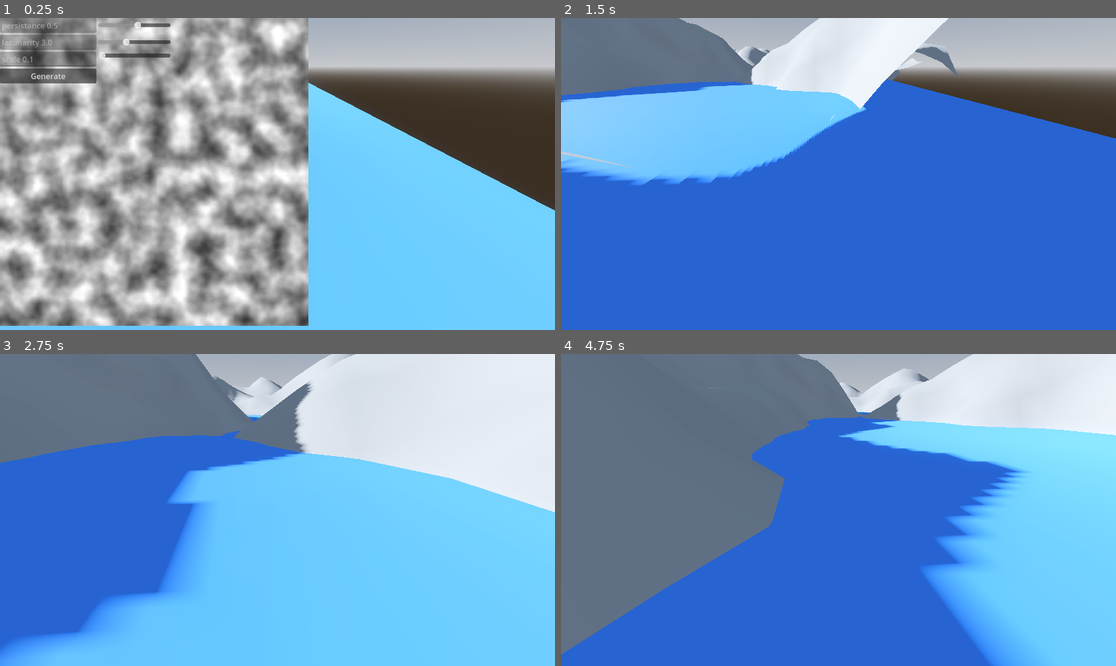
Above: before the commit, frames 1-4 (two rows, left to right).
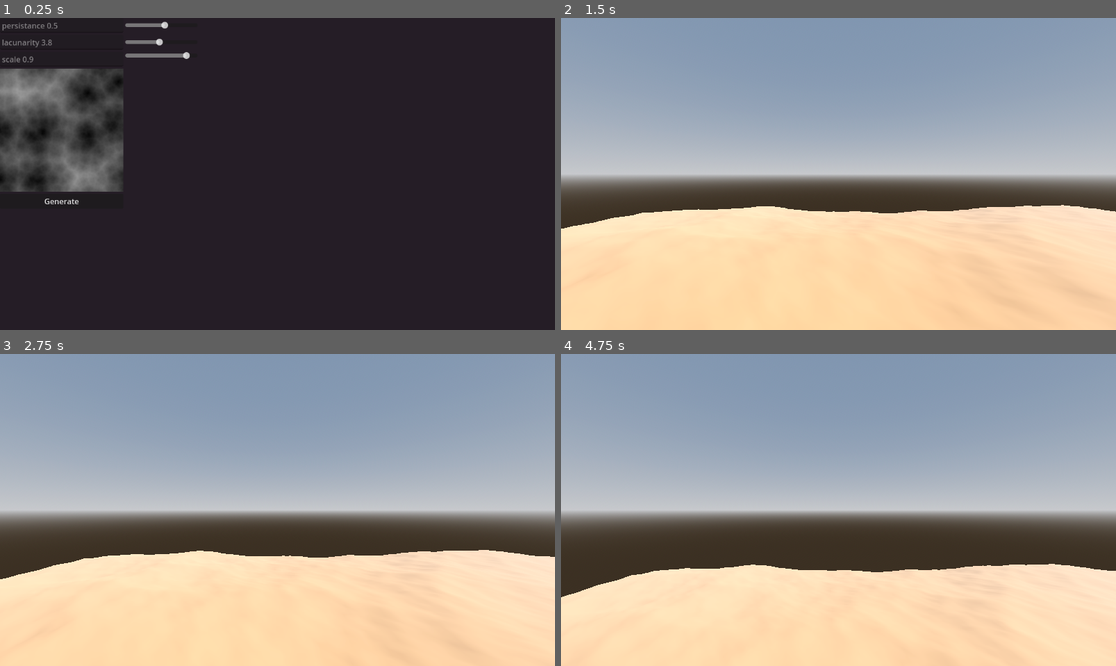
Above: after the commit, the same moments.

Repository: Maiqtheterrorist/godot-landmass-generator
Game: Godot game, scene res://LandmassGeneration/scenes/world.tscn
Same seed, same stepped clock (60 frames per second), same inputs: the game is played once before the commit and once after it.
Inputs:
- Up to frame 1 (0.25 s): no input
- Up to frame 2 (1.5 s): click "Generate" at 0.5 s; tap Enter (ui_accept) at 1.25, 1.35 s; hold D (ui_right) from 1.28 s (still down)
- Up to frame 3 (2.75 s): tap Enter (ui_accept) at 1.52, 1.82, 2.1, 2.27, 2.57 s; release D (ui_right) at 2.03 s; hold S (ui_down, bound only after the commit) from 2.03 s (still down)
- Up to frame 4 (4.75 s): release S (ui_down, bound only after the commit) at 2.78 s; hold D (ui_right) 2.78-3.53 s; tap Enter (ui_accept) at 2.85, 3.6, 3.77, 4.07, 4.35, 4.52 s; hold W (ui_up, bound only after the commit) 3.53-4.28 s; hold A (ui_left) from 4.28 s (still down)

The runs differ from the first frame. In frame 1, 93% of the frame differs, in the area x 0-100%, y 0-100%; in frame 2, 100%; in frame 3, 100%; in frame 4, 100%.

Commit message:
Add files via upload

Diff:
--- /dev/null
+++ b/LandmassGeneration/scenes/noise_preview.tscn
@@ -0,0 +1,79 @@
+[gd_scene load_steps=2 format=3 uid="uid://dl7m6a1lw6s40"]
+
+[ext_resource type="Script" path="res://LandmassGeneration/scripts/utilityScripts/landmass2DNoisePreviewSetup.gd" id="1_wnlol"]
+
+[node name="Node2D" type="Node2D"]
+script = ExtResource("1_wnlol")
+
+[node name="Control" type="Control" parent="."]
+layout_mode = 3
+anchors_preset = 0
+offset_right = 1152.0
+offset_bottom = 648.0
+
+[node name="GridContainer" type="GridContainer" parent="Control"]
+layout_mode = 0
+offset_right = 40.0
+offset_bottom = 40.0
+columns = 2
+
+[node name="LineEdit" type="LineEdit" parent="Control/GridContainer"]
+unique_name_in_owner = true
+custom_minimum_size = Vector2(200, 0)
+layout_mode = 2
+text = "persistance 0.5"
+editable = false
+expand_to_text_length = true
+
+[node name="HSlider" type="HSlider" parent="Control/GridContainer"]
+custom_minimum_size = Vector2(150, 0)
+layout_mode = 2
+size_flags_vertical = 4
+max_value = 0.9
+step = 0.05
+value = 0.5
+
+[node name="LineEdit2" type="LineEdit" parent="Control/GridContainer"]
+unique_name_in_owner = true
+layout_mode = 2
+text = "lacunarity 3.8"
+editable = false
+expand_to_text_length = true
+
+[node name="HSlider2" type="HSlider" parent="Control/GridContainer"]
+layout_mode = 2
+size_flags_vertical = 4
+max_value = 8.0
+step = 0.1
+value = 3.8
+
+[node name="LineEdit3" type="LineEdit" parent="Control/GridContainer"]
+unique_name_in_owner = true
+layout_mode = 2
+text = "scale 0.9"
+editable = false
+expand_to_text_length = true
+
+[node name="HSlider3" type="HSlider" parent="Control/GridContainer"]
+layout_mode = 2
+min_value = 0.1
+max_value = 1.0
+step = 0.05
+value = 0.9
+
+[node name="noisePreview" type="TextureRect" parent="Control/GridContainer"]
+unique_name_in_owner = true
+layout_mode = 2
+metadata/_edit_use_anchors_ = true
+
+[node name="Control" type="Control" parent="Control/GridContainer"]
+layout_mode = 2
+
+[node name="Button" type="Button" parent="Control/GridContainer"]
+layout_mode = 2
+text = "Generate"
+
+[connection signal="value_changed" from="Control/GridContainer/HSlider" to="." method="_on_h_slider_value_changed"]
+[connection signal="value_changed" from="Control/GridContainer/HSlider2" to="." method="_on_h_slider_2_value_changed"]
+[connection signal="value_changed" from="Control/GridContainer/HSlider3" to="." method="_on_h_slider_3_value_changed"]
+[connection signal="pressed" from="Control/GridContainer/Button" to="." method="_on_button_pressed"]
--- /dev/null
+++ b/LandmassGeneration/scenes/player.tscn
@@ -0,0 +1,21 @@
+[gd_scene load_steps=4 format=3 uid="uid://bvwnjq67avexr"]
+
+[ext_resource type="Script" path="res://LandmassGeneration/scripts/utilityScripts/player.gd" id="1_j5qr0"]
+
+[sub_resource type="CapsuleShape3D" id="CapsuleShape3D_2bgqf"]
+
+[sub_resource type="ArrayMesh" id="ArrayMesh_vlcrr"]
+
+[node name="player" type="CharacterBody3D"]
+wall_min_slide_angle = 3.14159
+script = ExtResource("1_j5qr0")
+
+[node name="CollisionShape3D" type="CollisionShape3D" parent="."]
+shape = SubResource("CapsuleShape3D_2bgqf")
+
+[node name="Camera3D" type="Camera3D" parent="."]
+transform = Transform3D(1, 0, 0, 0, 1, 0, 0, 0, 1, 0, 0.5, 0)
+current = true
+
+[node name="MeshInstance3D" type="MeshInstance3D" parent="."]
+mesh = SubResource("ArrayMesh_vlcrr")
--- a/LandmassGeneration/scenes/world.tscn
+++ b/LandmassGeneration/scenes/world.tscn
@@ -1,7 +1,7 @@
-[gd_scene load_steps=10 format=3 uid="uid://di6sfdi74xdvh"]
+[gd_scene load_steps=8 format=3 uid="uid://di6sfdi74xdvh"]
 
-[ext_resource type="Script" path="res://LandmassGeneration/scripts/utilityScripts/cameraMovement.gd" id="1_wxvt6"]
-[ext_resource type="PackedScene" uid="uid://dl7m6a1lw6s40" path="res://noise_preview.tscn" id="2_hbny0"]
+[ext_resource type="Script" path="res://LandmassGeneration/scripts/utilityScripts/world.gd" id="1_bfr3r"]
+[ext_resource type="PackedScene" uid="uid://dl7m6a1lw6s40" path="res://LandmassGeneration/scenes/noise_preview.tscn" id="2_hbny0"]
 [ext_resource type="PackedScene" uid="uid://dbmvoh48ogtxi" path="res://LandmassGeneration/scenes/noise_generator_component.tscn" id="3_647tj"]
 [ext_resource type="PackedScene" uid="uid://cq6kqaarvjv51" path="res://LandmassGeneration/scenes/mesh_generator_component.tscn" id="4_kehj3"]
 
@@ -17,40 +17,27 @@
 sky = SubResource("Sky_4e7pf")
 tonemap_mode = 2
 glow_enabled = true
-
-[sub_resource type="StandardMaterial3D" id="StandardMaterial3D_c2u6x"]
-albedo_color = Color(0.270588, 0.52549, 1, 1)
-
-[sub_resource type="PlaneMesh" id="PlaneMesh_lmdyo"]
-material = SubResource("StandardMaterial3D_c2u6x")
-size = Vector2(128, 128)
+fog_enabled = true
+fog_light_color = Color(0.780392, 0.717647, 0.662745, 1)
+fog_density = 0.008
+fog_sky_affect = 0.34
 
 [node name="world" type="Node3D"]
+script = ExtResource("1_bfr3r")
 
 [node name="utility" type="Node" parent="."]
 
-[node name="Camera3D" type="Camera3D" parent="utility"]
-transform = Transform3D(-1, 5.0248e-08, -1.10137e-07, -2.10734e-08, 0.823641, 0.567111, 1.19209e-07, 0.567111, -0.823641, 6, 6, 10)
-current = true
-fov = 90.0
-script = ExtResource("1_wxvt6")
-
 [node name="DirectionalLight3D" type="DirectionalLight3D" parent="utility"]
 transform = Transform3D(-0.0564303, -0.291054, 0.955041, 0.0525594, 0.954373, 0.293956, -0.997022, 0.0667844, -0.0385579, 0, 0, 0)
+light_color = Color(0.878431, 0.717647, 0.643137, 1)
 shadow_enabled = true
 
 [node name="WorldEnvironment" type="WorldEnvironment" parent="utility"]
 environment = SubResource("Environment_7ru5r")
 
-[node name="Marker3D" type="Marker3D" parent="utility"]
-
 [node name="meshes" type="Node" parent="."]
 
 [node name="noisePreview" parent="meshes" instance=ExtResource("2_hbny0")]
-
-[node name="MeshInstance3D" type="MeshInstance3D" parent="meshes"]
-transform = Transform3D(1, 0, 0, 0, 1, 0, 0, 0, 1, 68, 5.145, 68)
-mesh = SubResource("PlaneMesh_lmdyo")
 
 [node name="gui" type="Node" parent="."]
 
--- a/LandmassGeneration/scripts/generationScripts/landmassGeneratorScript.gd
+++ b/LandmassGeneration/scripts/generationScripts/landmassGeneratorScript.gd
@@ -7,7 +7,7 @@
 static var vertices = []
 
 
-static var height = 10
+static var height = 15
 
 
 static func _triangulatedQuad(worldLength, worldWidth):
@@ -37,6 +37,8 @@
 		surfaceTool.add_vertex(Vector3(x,y,z))
 	surfaceTool.generate_normals()
 	surfaceTool.commit(arrayMesh)
+
 	vertices.clear()
 	meshInstance.mesh = arrayMesh
+	meshInstance.create_trimesh_collision()
 	return meshInstance
--- a/LandmassGeneration/scripts/generationScripts/noiseGenerationScript.gd
+++ b/LandmassGeneration/scripts/generationScripts/noiseGenerationScript.gd
@@ -11,7 +11,7 @@
 
 
 static func _fastNoiseLite_initializer():
-	fastNoiseLite.noise_type = FastNoiseLite.TYPE_PERLIN
+	fastNoiseLite.noise_type = FastNoiseLite.TYPE_CELLULAR
 	fastNoiseLite.fractal_type = FastNoiseLite.FRACTAL_NONE
 
 static func _generate_noise_map(width : int, height : int, scale : float, octaves : int, persistance : float, lacunarity : float) -> ImageTexture:
--- a/LandmassGeneration/scripts/utilityScripts/cameraMovement.gd
+++ b/LandmassGeneration/scripts/utilityScripts/cameraMovement.gd
@@ -9,7 +9,3 @@
 		global_position += Vector3.RIGHT * speed * delta
 	if Input.is_action_pressed("ui_left"):
 		global_position += Vector3.LEFT * speed * delta
-	if Input.is_action_pressed("ui_zoom_in"):
-		global_position += Vector3.FORWARD * speed * delta
-	if Input.is_action_pressed("ui_zoom_out"):
-		global_position += Vector3.BACK * speed * delta
--- a/LandmassGeneration/scripts/utilityScripts/landmass2DNoisePreviewSetup.gd
+++ b/LandmassGeneration/scripts/utilityScripts/landmass2DNoisePreviewSetup.gd
@@ -1,16 +1,16 @@
 extends Node2D
 
-@onready var noise_preview: TextureRect = $noisePreview
+@onready var noise_preview: TextureRect = %noisePreview
 var chunk : MeshInstance3D
 
 
 var generationData : Dictionary = {
-	 "width" : 128,
-	"height" : 128,
-	"scale" : 0.1,
-	"octaves" : 4,
+	 "width" : 256,
+	"height" : 256,
+	"scale" : 0.9,
+	"octaves" : 3,
 	"persistance" : 0.5,
-	"lacunarity" : 3.0,
+	"lacunarity" : 3.8,
 }
 var finalValues : Dictionary = {
 
@@ -18,7 +18,6 @@
 
 func _ready() -> void:
 	noiseGenerator._fastNoiseLite_initializer()
-	noise_preview.scale = scale*5
 	_setup_noise_preview_node()
 
 func _setup_noise_preview_node() -> void:
@@ -54,11 +53,12 @@
 	chunk = landmassGenerator._triangulatedQuad(generationData.get("width"), generationData.get("height"))
 	var mater = StandardMaterial3D.new()
 
-	mater.albedo_color = Color.AQUA
+	mater.albedo_color = Color.SANDY_BROWN
+	chunk.material_override = mater
 
-	var world = get_node_or_null("/root/world")
+	var world = get_node_or_null("/root/world/meshes")
 	world.add_child(chunk)
-
-#func _process(delta: float) -> void:
-	#if mesh:
-		#mesh.rotate_x(-0.5 * delta)
+	var scene = load("res://LandmassGeneration/scenes/player.tscn") as PackedScene
+	var playerInstance = scene.instantiate()
+	world.add_child(playerInstance)
+	playerInstance.get_node_or_null("/root/world/meshes/player").position = Vector3(64,20,80)
--- /dev/null
+++ b/LandmassGeneration/scripts/utilityScripts/player.gd
@@ -0,0 +1,45 @@
+extends CharacterBody3D
+
+
+const SPEED = 5.0
+const JUMP_VELOCITY = 4.5
+
+const PLAYER_ROTATION = 2
+const CAMERA_ROTATION = 2
+
+# Get the gravity from the project settings to be synced with RigidBody nodes.
+var gravity: float = ProjectSettings.get_setting("physics/3d/default_gravity")
+
+
+func _physics_process(delta: float) -> void:
+	if Input.is_action_pressed("camera_left"):
+		self.rotate(Vector3.UP, PLAYER_ROTATION * delta)
+	if Input.is_action_pressed("camera_right"):
+		self.rotate(Vector3.DOWN, PLAYER_ROTATION * delta)
+
+	if Input.is_action_pressed("camera_down"):
+		$Camera3D.rotate_x(-CAMERA_ROTATION * delta)
+	if Input.is_action_pressed("camera_up"):
+		$Camera3D.rotate_x(CAMERA_ROTATION * delta)
+
+
+
+	if not is_on_floor():
+		velocity.y -= gravity * delta
+
+	# Handle jump.
+	if Input.is_action_just_pressed("ui_accept"):
+		velocity.y = JUMP_VELOCITY
+
+	# Get the input direction and handle the movement/deceleration.
+	# As good practice, you should replace UI actions with custom gameplay actions.
+	var input_dir := Input.get_vector("ui_left", "ui_right", "ui_up", "ui_down")
+	var direction := (transform.basis * Vector3(input_dir.x, 0, input_dir.y)).normalized()
+	if direction:
+		velocity.x = direction.x * SPEED
+		velocity.z = direction.z * SPEED
+	else:
+		velocity.x = move_toward(velocity.x, 0, SPEED)
+		velocity.z = move_toward(velocity.z, 0, SPEED)
+
+	move_and_slide()
--- /dev/null
+++ b/LandmassGeneration/scripts/utilityScripts/world.gd
@@ -0,0 +1,5 @@
+extends Node3D
+
+func _process(delta: float) -> void:
+	if Input.is_action_just_pressed("ui_cancel"):
+		get_tree().quit()
--- a/project.godot
+++ b/project.godot
@@ -15,8 +15,22 @@
 config/features=PackedStringArray("4.2", "Forward Plus")
 config/icon="res://icon.svg"
 
+[display]
+
+window/size/mode=3
+window/size/resizable=false
+window/size/borderless=true
+
 [input]
 
+ui_accept={
+"deadzone": 0.5,
+"events": [Object(InputEventKey,"resource_local_to_scene":false,"resource_name":"","device":0,"window_id":0,"alt_pressed":false,"shift_pressed":false,"ctrl_pressed":false,"meta_pressed":false,"pressed":false,"keycode":4194309,"physical_keycode":0,"key_label":0,"unicode":0,"echo":false,"script":null)
+, Object(InputEventKey,"resource_local_to_scene":false,"resource_name":"","device":0,"window_id":0,"alt_pressed":false,"shift_pressed":false,"ctrl_pressed":false,"meta_pressed":false,"pressed":false,"keycode":4194310,"physical_keycode":0,"key_label":0,"unicode":0,"echo":false,"script":null)
+, Object(InputEventKey,"resource_local_to_scene":false,"resource_name":"","device":0,"window_id":0,"alt_pressed":false,"shift_pressed":false,"ctrl_pressed":false,"meta_pressed":false,"pressed":false,"keycode":32,"physical_keycode":0,"key_label":0,"unicode":32,"echo":false,"script":null)
+, Object(InputEventJoypadButton,"resource_local_to_scene":false,"resource_name":"","device":-1,"button_index":0,"pressure":0.0,"pressed":true,"script":null)
+]
+}
 ui_left={
 "deadzone": 0.5,
 "events": [Object(InputEventKey,"resource_local_to_scene":false,"resource_name":"","device":-1,"window_id":0,"alt_pressed":false,"shift_pressed":false,"ctrl_pressed":false,"meta_pressed":false,"pressed":false,"keycode":65,"physical_keycode":0,"key_label":0,"unicode":97,"echo":false,"script":null)
@@ -33,25 +47,39 @@
 }
 ui_up={
 "deadzone": 0.5,
-"events": [Object(InputEventKey,"resource_local_to_scene":fa …(119 unchanged characters)… ressed":false,"pressed":false,"keycode":4194325,"physical_keycode":0,"key_label":0,"unicode":0,"echo":false,"script":null)
+"events": [Object(InputEventKey,"resource_local_to_scene":fa …(119 unchanged characters)… ressed":false,"pressed":false,"keycode":87,"physical_keycode":0,"key_label":0,"unicode":119,"echo":false,"script":null)
 , Object(InputEventJoypadButton,"resource_local_to_scene":false,"resource_name":"","device":0,"button_index":11,"pressure":0.0,"pressed":false,"script":null)
 , Object(InputEventJoypadMotion,"resource_local_to_scene":false,"resource_name":"","device":0,"axis":1,"axis_value":-1.0,"script":null)
 ]
 }
 ui_down={
 "deadzone": 0.5,
-"events": [Object(InputEventKey,"resource_local_to_scene":fa …(119 unchanged characters)… ressed":false,"pressed":false,"keycode":4194326,"physical_keycode":0,"key_label":0,"unicode":0,"echo":false,"script":null)
+"events": [Object(InputEventKey,"resource_local_to_scene":fa …(119 unchanged characters)… ressed":false,"pressed":false,"keycode":83,"physical_keycode":0,"key_label":0,"unicode":115,"echo":false,"script":null)
 , Object(InputEventJoypadButton,"resource_local_to_scene":false,"resource_name":"","device":0,"button_index":12,"pressure":0.0,"pressed":false,"script":null)
 , Object(InputEventJoypadMotion,"resource_local_to_scene":false,"resource_name":"","device":0,"axis":1,"axis_value":1.0,"script":null)
 ]
 }
-ui_zoom_in={
+camera_left={
 "deadzone": 0.5,
-"events": [Object(InputEventKey,"resource_local_to_scene":false,"resource_name":"","device":-1,"window_id":0,"alt_pressed":false,"shift_pressed":false,"ctrl_pressed":false,"meta_pressed":false,"pressed":false,"keycode":0,"physical_keycode":87,"key_label":0,"unicode":119,"echo":false,"script":null)
+"events": [Object(InputEventJoypadMotion,"resource_local_to_scene":false,"resource_name":"","device":-1,"axis":2,"axis_value":-1.0,"script":null)
 ]
 }
-ui_zoom_out={
+camera_right={
 "deadzone": 0.5,
-"events": [Object(InputEventKey,"resource_local_to_scene":false,"resource_name":"","device":-1,"window_id":0,"alt_pressed":false,"shift_pressed":false,"ctrl_pressed":false,"meta_pressed":false,"pressed":false,"keycode":0,"physical_keycode":83,"key_label":0,"unicode":115,"echo":false,"script":null)
+"events": [Object(InputEventJoypadMotion,"resource_local_to_scene":false,"resource_name":"","device":-1,"axis":2,"axis_value":1.0,"script":null)
 ]
 }
+camera_up={
+"deadzone": 0.5,
+"events": [Object(InputEventJoypadMotion,"resource_local_to_scene":false,"resource_name":"","device":-1,"axis":3,"axis_value":-1.0,"script":null)
+]
+}
+camera_down={
+"deadzone": 0.5,
+"events": [Object(InputEventJoypadMotion,"resource_local_to_scene":false,"resource_name":"","device":-1,"axis":3,"axis_value":1.0,"script":null)
+]
+}
+
+[rendering]
+
+environment/defaults/default_clear_color=Color(0.145098, 0.113725, 0.14902, 1)
